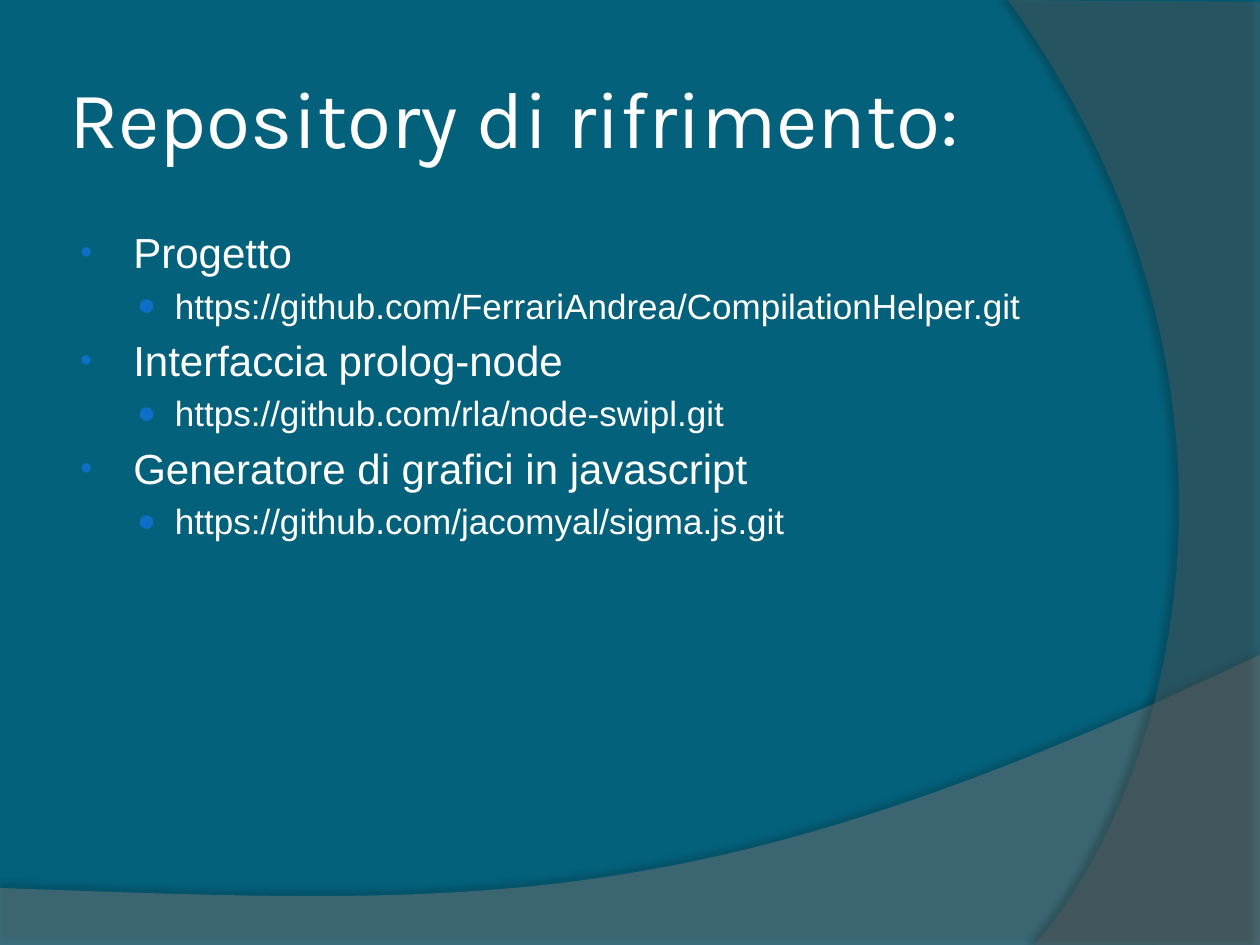
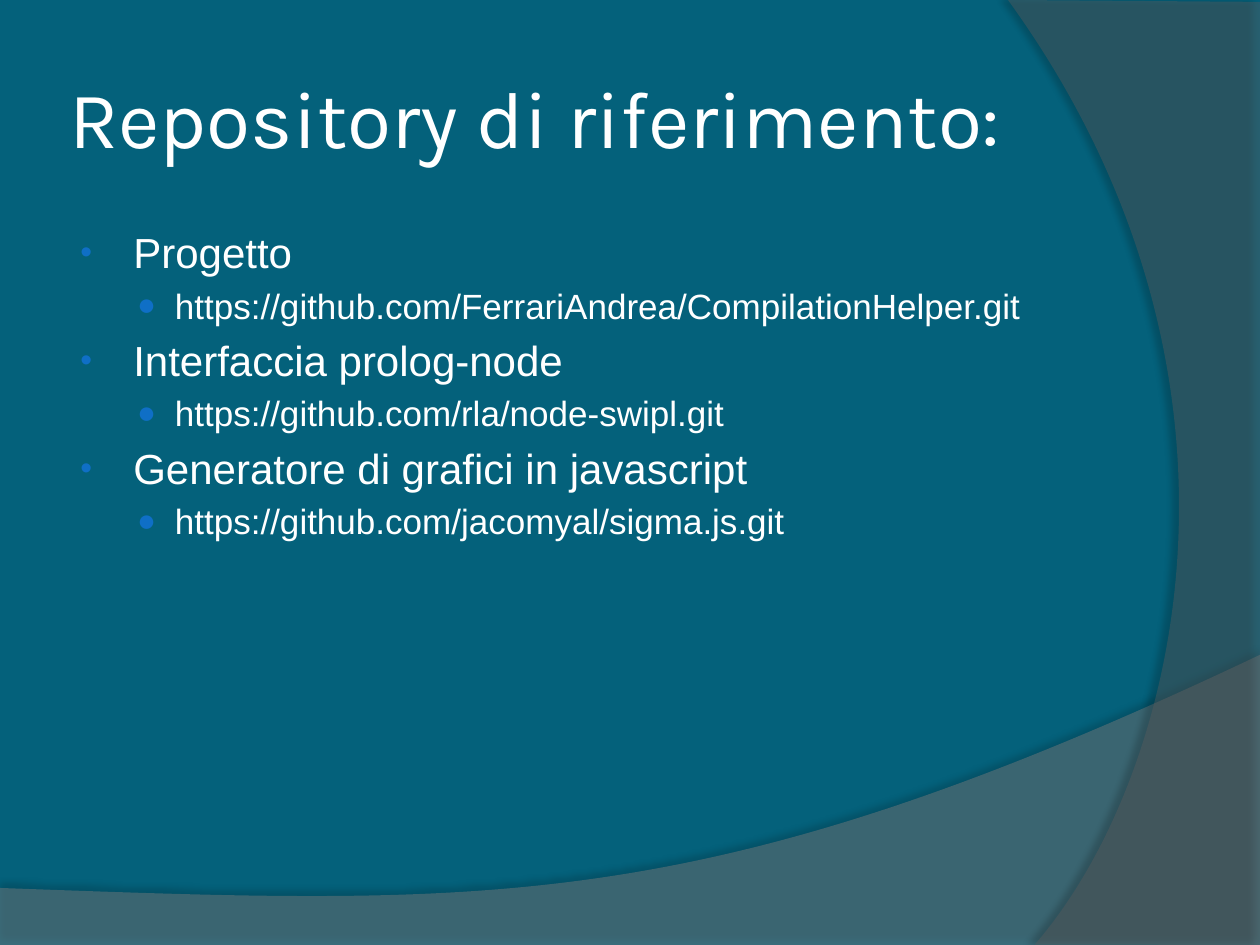
Before and after one commit to FerrariAndrea/Node-Prolog-SurveyEngine, a slide deck: slide 8 of Doc/Relazione.pptx. Drawn at 1260x945 pixels with LibreOffice and Linux fonts; fonts in the diff are those of the drawing. Boxes give left, top, right and bottom in pixels: in the first picture for what was removed or moved away, otherwise in the second. Text is boxed around its words. In the diff, an @@ line names an element or a change of style, - is before the commit and + after.

```diff
--- a/Doc/Relazione.pptx
+++ b/Doc/Relazione.pptx
@@ title at (69,92,1001,168): text changed @@
-Repository di rifrimento:
+Repository di riferimento:
```
Also in this commit, not shown: 7 other slides changed, 3 other files.
